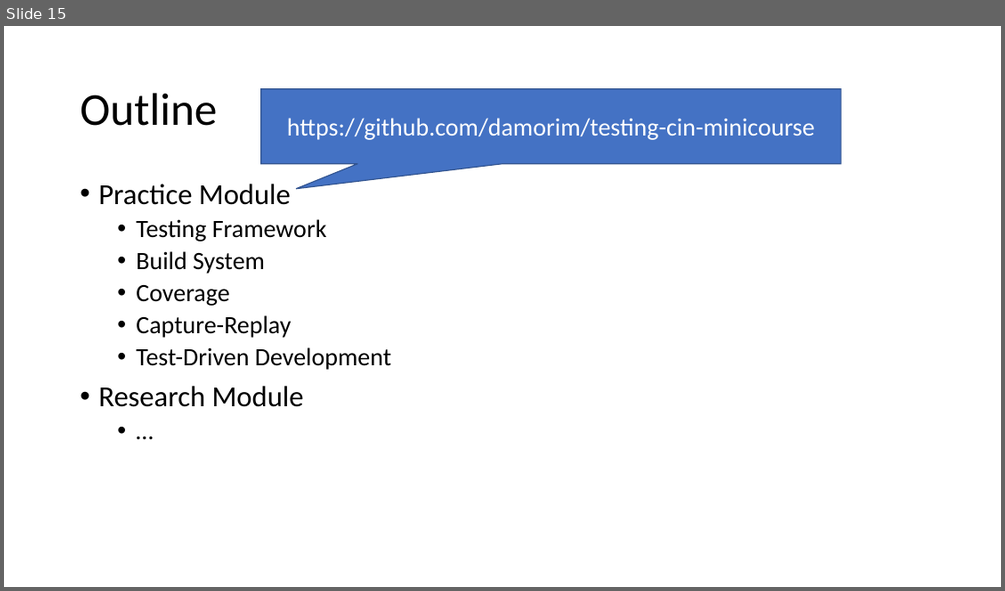
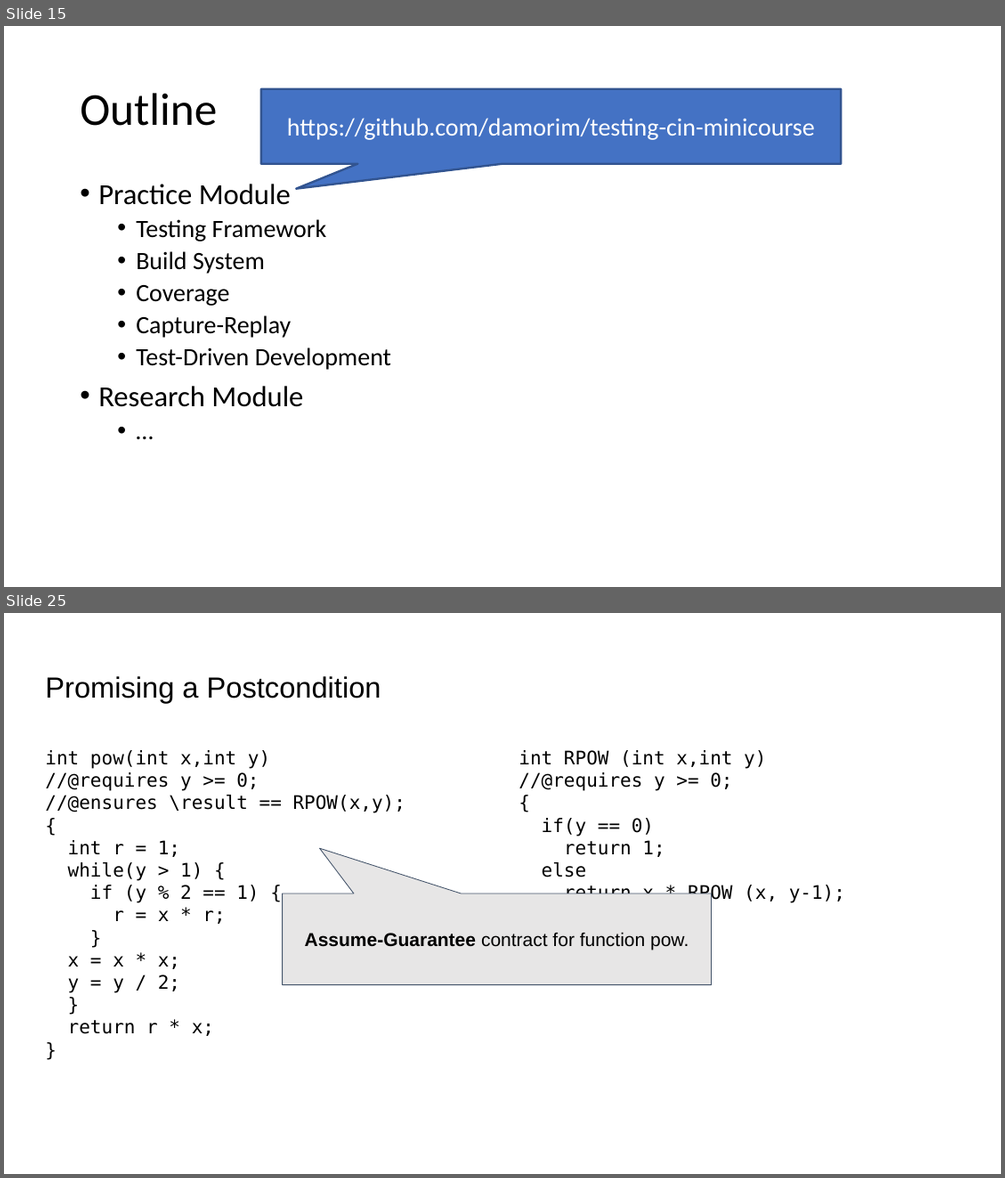
Before and after one commit to damorim/testing-cin-minicourse, a slide deck: testing-minicourse.pptx. Shown one above the other, each under a label of ours: slide 15 before the commit, slides 15 and 25 after it; the slides between them are not shown. The pictures are 1005x591 and 1005x1178 pixels, drawn with LibreOffice and Linux fonts; fonts in the diff are those of the drawing. Boxes give left, top, right and bottom in pixels: in the first picture for what was removed or moved away, otherwise in the second. Text is boxed around its words. In the diff, an @@ line names an element or a change of style, - is before the commit and + after.

```diff
--- a/testing-minicourse.pptx
+++ b/testing-minicourse.pptx
@@ slide 25 added at <box>4,613,1001,1174</box>, background #FFFFFF @@
@@ text added at <box>45,676,381,703</box>, 28 pt, text #000000 @@
+Promising a Postcondition
@@ text added at <box>45,750,405,1036</box>, 18 pt, text #000000 @@
+int pow(int x,int y)
+//@requires y >= 0;
+//@ensures \result == RPOW(x,y);
+{
+int r = 1;
+while(y > 1) {
+if (y % 2 == 1) {
+r = x * r;
+}
+x = x * x;
+y = y / 2;
+}
+return r * x;
+}
@@ text added at <box>518,750,845,903</box>, 18 pt, text #000000 @@
+int RPOW (int x,int y)
+//@requires y >= 0;
+{
+if(y == 0)
+return 1;
+else
+return x * RPOW (x, y-1);
+}
@@ speech box added at <box>283,893,712,985</box>, fill #E7E6E6, outline #44546A 0.74 pt, 18 pt, text #000000 @@
+Assume-Guarantee contract for function pow.
@@ slide 15 changed as well @@
@@ speech box "https://github.com/damorim/testing-cin-minicourse" at <box>261,89,841,164</box>: outline #325491 1 pt to #325491 2 pt @@
```
Also in this commit, not shown: 6 other slides changed, 23 other slides added.
